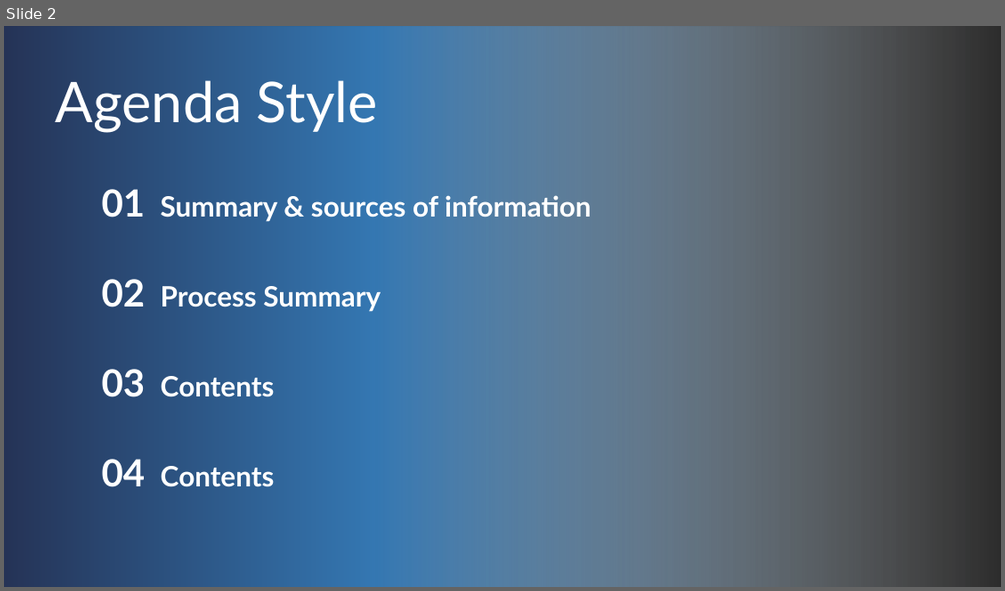
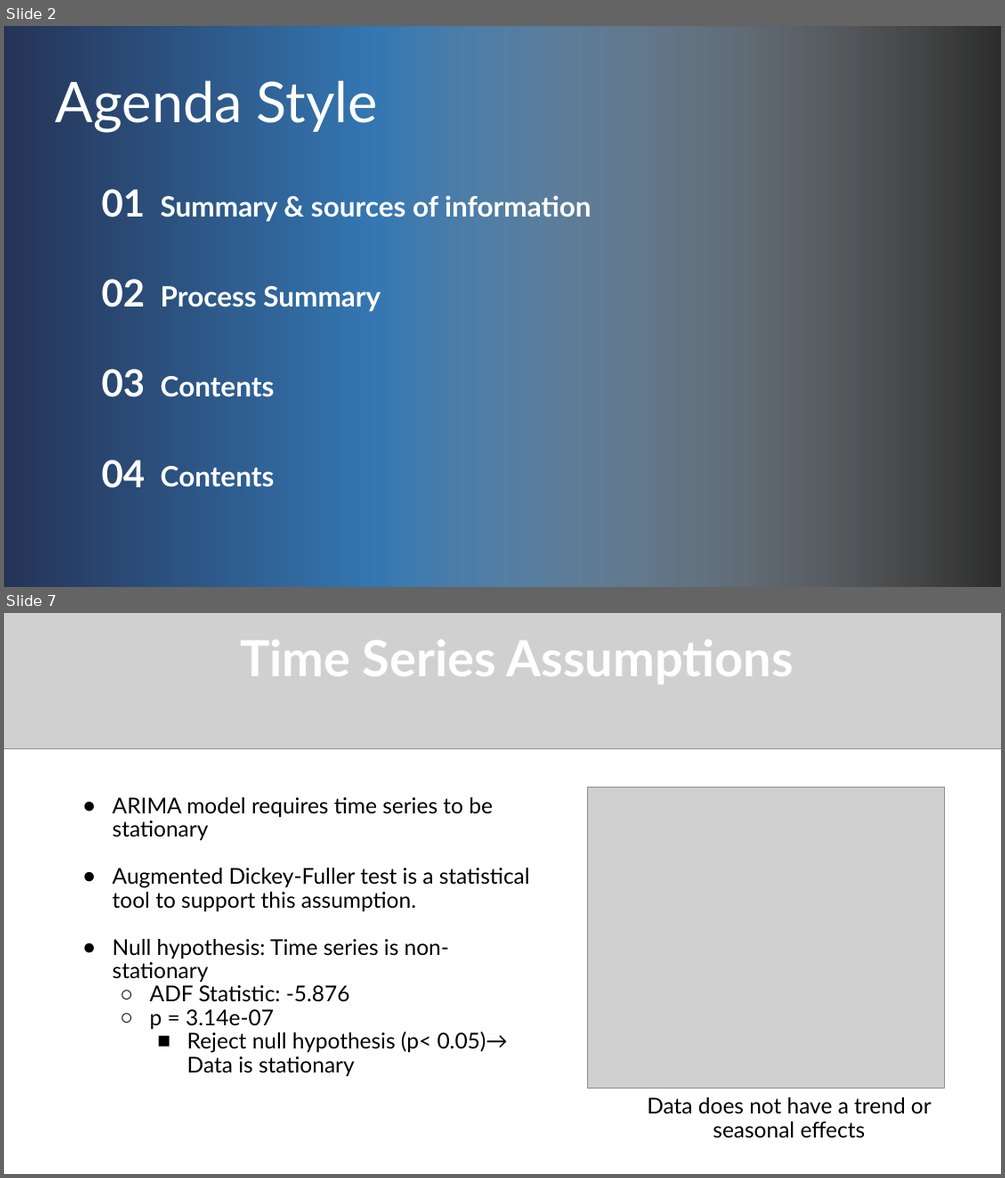
Before and after one commit to stephen823/New-York-Weather-Forcast-base-on-Machine-Learning, a slide deck: Final Project - Draft report.pptx. Shown one above the other, each under a label of ours: slide 2 before the commit, slides 2 and 7 after it; the slides between them are not shown. The pictures are 1005x591 and 1005x1178 pixels, drawn with LibreOffice and Linux fonts; fonts in the diff are those of the drawing; grey boxes stand for pictures; background and template pictures are left out; a plain dark background stands for a picture behind light text. Boxes give left, top, right and bottom in pixels: in the first picture for what was removed or moved away, otherwise in the second. Text is boxed around its words. In the diff, an @@ line names an element or a change of style, - is before the commit and + after.

```diff
--- a/Final Project - Draft report.pptx
+++ b/Final Project - Draft report.pptx
@@ slide 7 added at bbox=[4, 613, 1001, 1174], background #FFFFFF @@
@@ picture added at bbox=[4, 613, 1001, 749] @@
@@ text added at bbox=[240, 640, 793, 684], 48 pt, text #FFFFFF, bold @@
+Time Series Assumptions
@@ text added at bbox=[113, 797, 530, 1077], 21 pt, text #000000 @@
+● ARIMA model requires time series to be stationary
+● Augmented Dickey-Fuller test is a statistical tool to support this assumption.
+● Null hypothesis: Time series is non-stationary
+  ○ ADF Statistic: -5.876
+  ○ p = 3.14e-07
+    ■ Reject null hypothesis (p< 0.05)→ Data is stationary
@@ picture added at bbox=[588, 787, 946, 1088] @@
@@ text added at bbox=[647, 1097, 931, 1138], 21 pt, text #000000 @@
+Data does not have a trend or seasonal effects
```
Also in this commit, not shown: 5 slides changed, 6 other slides added, 2 slides removed, 1 other file.
